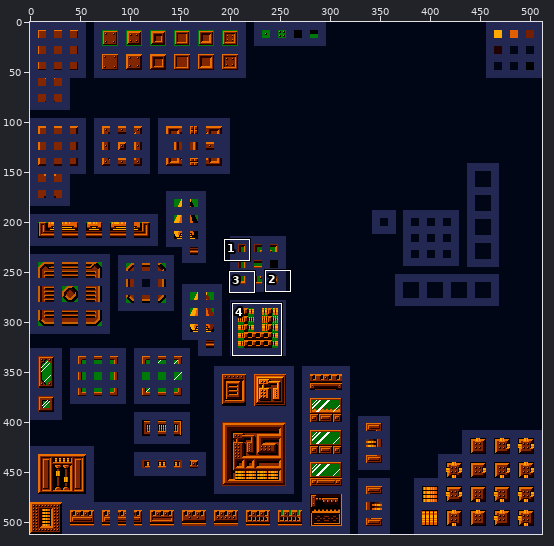
Edited in one commit: sprite sheet (resources/spritesheets/tiles/final/orange/tiles_orange.png). Above: a wide view before the commit, with the close-up outlined.
Close-up. Earlier state:
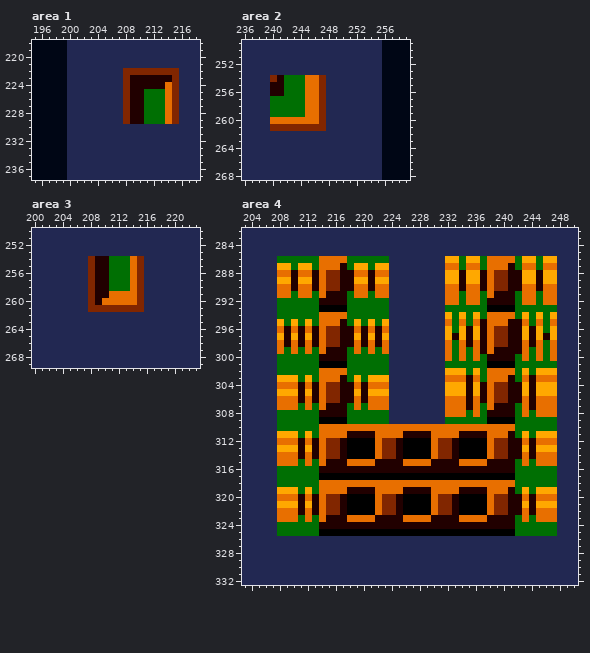
The file is 512x512 pixels. Colours within 5 levels of each other are drawn and written as one. Shown: area 1: x 195..218, y 218..237; area 2: x 236..259, y 249..268; area 3: x 200..223, y 250..269; area 4: x 203..250, y 282..332. The commit also changed other parts of the picture, which this record leaves out.
New version:
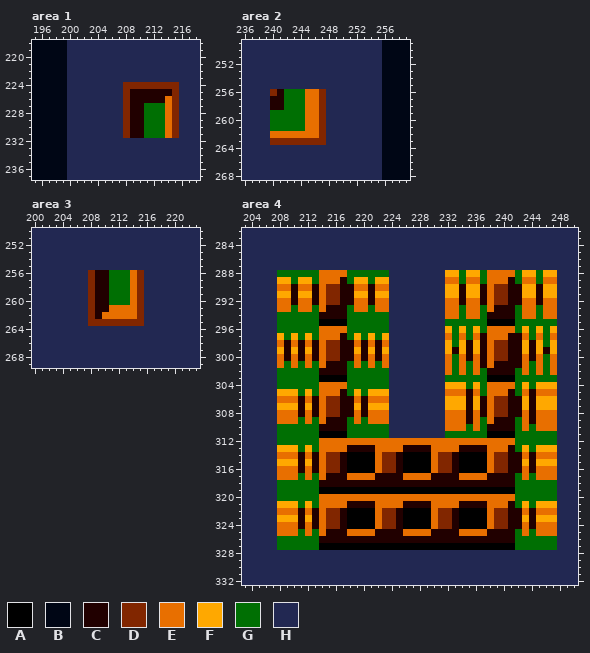
Palette (. is transparent): A #000000  B #000615  C #210000  D #812600  E #e86f00  F #ffa800  G #006f03  H #222852
From old to new:
Changed rows in their new state; - is an unchanged pixel.
Area 1:
first column x 208:
222 HHHHHHHH
223 HHHHHHHH
224 -DDDDDD-
225 ---CCCC-
226 ---CCC--
first column x 208:
230 DCCGGGED
231 DCCGGGED
Area 2:
first column x 240:
254 HHHHHHHH
255 HHHHHHHH
256 D-------
257 CC------
258 CC------
260 GGGGG---
261 GGGGGEE-
262 EEEEEEED
263 DDDDDDDD
Area 3:
first column x 208:
254 HHHHHHHH
255 HHHHHHHH
first column x 208:
259 ---GGG--
260 --CGGG--
261 -CCEEEE-
262 DCEEEEED
263 DDDDDDDD
Area 4:
first column x 208:
286 HHHHHHHHHHHHHHHH--------HHHHHHHHHHHHHHHH
287 HHHHHHHHHHHHHHHH--------HHHHHHHHHHHHHHHH
288 GGGGGG-EEEGGGGGG----------G--G-EEEG--G--
289 --G--G-EE-G--G----------EEGEEG-EE-GEEGEE
290 ------------------------FF-FF------FF-FF
291 FFCFFC-DD-CFFCFF--------FFCFFC-DD-CFFCFF
292 EECEECEDD-CEECEE----------C--CEDD-C--C--
293 EE-EE-ECCC-EE-EE--------EE-EE-ECCC-EE-EE
294 ------CCCC--------------EEGEE-CCCC-EEGEE
295 G-G-G-AAAA-G-G-G--------G-G-GGAAAAGG-G-G
296 GGGGGG-EEEGGGGGG-----------G-G-EEEG-G---
297 -G-G-G-EE-G-G-G---------EGEGE--EE--EGEGE
298 ------------------------F-F-F------F-F-F
299 FCFCFC-DD-CFCFCF--------FCFCF--DD--FCFCF
300 ECECECEDD-CECECE-----------C-CEDD-C-C---
301 E-E-E-ECCC-E-E-E--------E-E-ECECCCCE-E-E
302 ------CCCC--------------EGE-E-CCCC-E-EGE
303 GGG-G-AAAA-G-GGG--------GGGGG-AAAA-GGGGG
304 GGGGGG-EEEGGGGGG-----------G-G-EEEG-G---
305 ---G-G-EE-G-G-----------EEE-EG-EE-GE-EEE
306 ------------------------FFF-F------F-FFF
307 FFFCFC-DD-CFCFFF--------FFF-FC-DD-CF-FFF
308 EEECECEDD-CECEEE-----------C-CEDD-C-C---
309 EEE-E-ECCC-E-EEE--------EEECE-ECCC-ECEEE
310 ------CCCCGGGGGGHHHHHHHH---G-GCCCC-E-EEE
311 GGG-G-AAAAGGGGGGHHHHHHHHGGGGGGAAAA-G-GGG
312 GGGGGG-EEEEEEE-EEEEEEE-EEEEEEE-EEEGGGGGG
313 ---G-G-EEECCCC-EEECCCC-EEECCCC-EE-G-G---
315 FFFCFC-DD-AAAAEDD-AAAAEDD-AAAAEDD-CFCFFF
316 EEECECEDD-AAAAEDD-AAAAEDD-AAAAEDD-CECEEE
317 EEE-E-ECCCEEEECCCCEEEECCCCEEEECCCC-E-EEE
318 ------CCCCCCCCCCCCCCCCCCCCCCCCCCCC------
319 GGG-G-AAAAAAAAAAAAAAAAAAAAAAAAAAAA-G-GGG
320 GGGGGG-EEEEEEE-EEEEEEE-EEEEEEE-EEEGGGGGG
321 ---G-G-EEECCCC-EEECCCC-EEECCCC-EE-G-G---
323 FFFCFC-DD-AAAAEDD-AAAAEDD-AAAAEDD-CFCFFF
324 EEECECEDD-AAAAEDD-AAAAEDD-AAAAEDD-CECEEE
325 EEE-E-ECCCEEEECCCCEEEECCCCEEEECCCC-E-EEE
326 GGGGGGCCCCCCCCCCCCCCCCCCCCCCCCCCCCGGGGGG
327 GGGGGGAAAAAAAAAAAAAAAAAAAAAAAAAAAAGGGGGG
Where, in picture pixels (left, top, right, bottom), the same in both close-ups:
changed: (123, 68, 179, 103)
changed: (123, 124, 179, 138)
changed: (270, 75, 326, 145)
changed: (88, 256, 144, 270)
changed: (88, 291, 144, 326)
changed: (277, 256, 557, 550)
